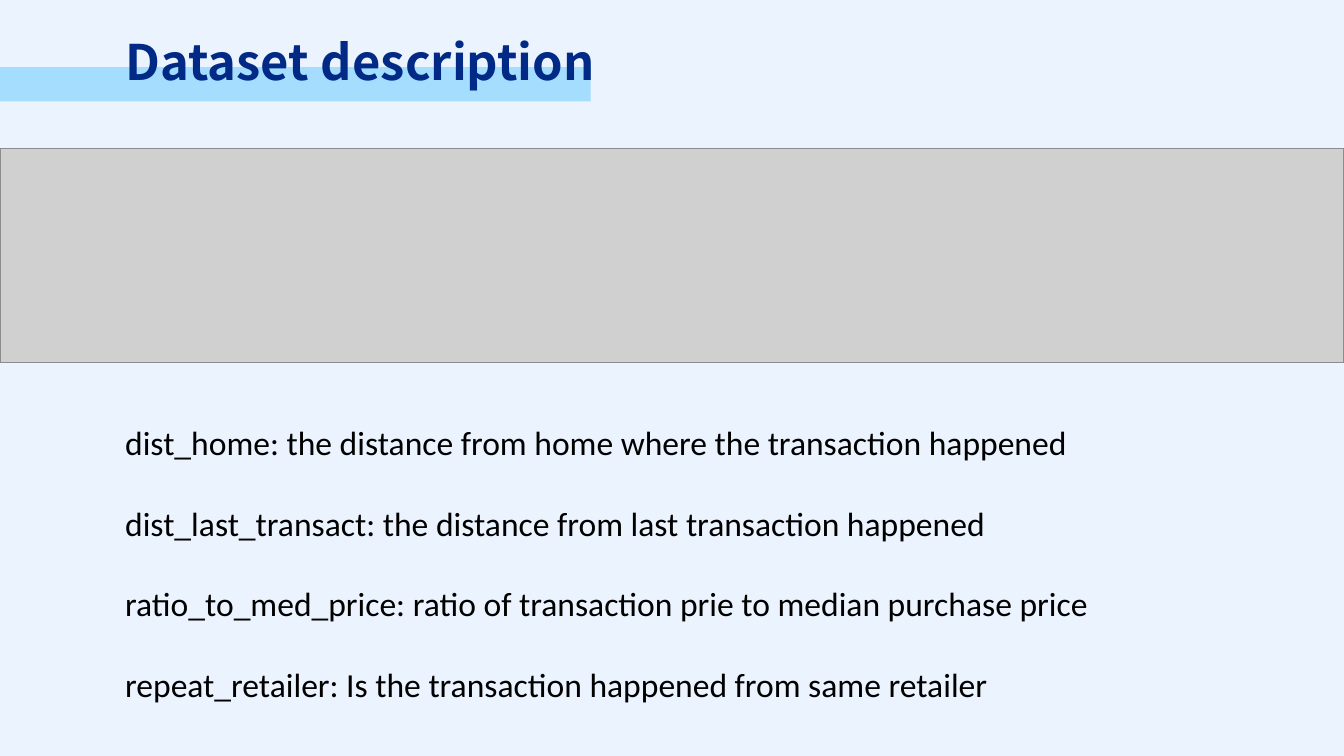
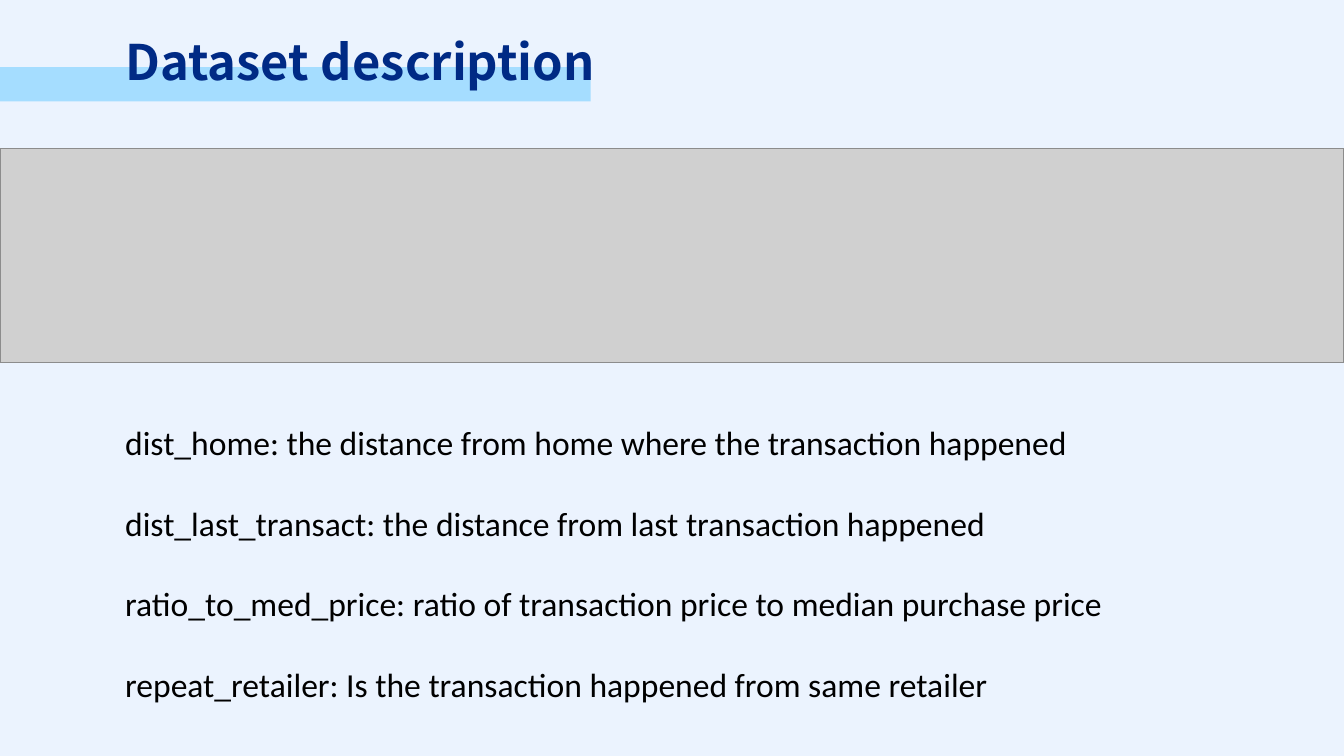
Before and after one commit to PSTAT197-F23/PSTAT197A_FP_Group1, a slide deck: slide 3 of scripts/drafts/PRESENTATION.pptx (slide 5 before the commit). Drawn at 1344x756 pixels with LibreOffice and Linux fonts; fonts in the diff are those of the drawing; grey boxes stand for pictures. Boxes give left, top, right and bottom in pixels: in the first picture for what was removed or moved away, otherwise in the second. Text is boxed around its words. In the diff, an @@ line names an element or a change of style, - is before the commit and + after.

```diff
--- a/scripts/drafts/PRESENTATION.pptx
+++ b/scripts/drafts/PRESENTATION.pptx
@@ text at [125,592,1102,622]: text changed @@
-ratio_to_med_price: ratio of transaction prie to median purchase price
+ratio_to_med_price: ratio of transaction price to median purchase price
```
Also in this commit, not shown: 3 other slides changed, 2 slides removed.
